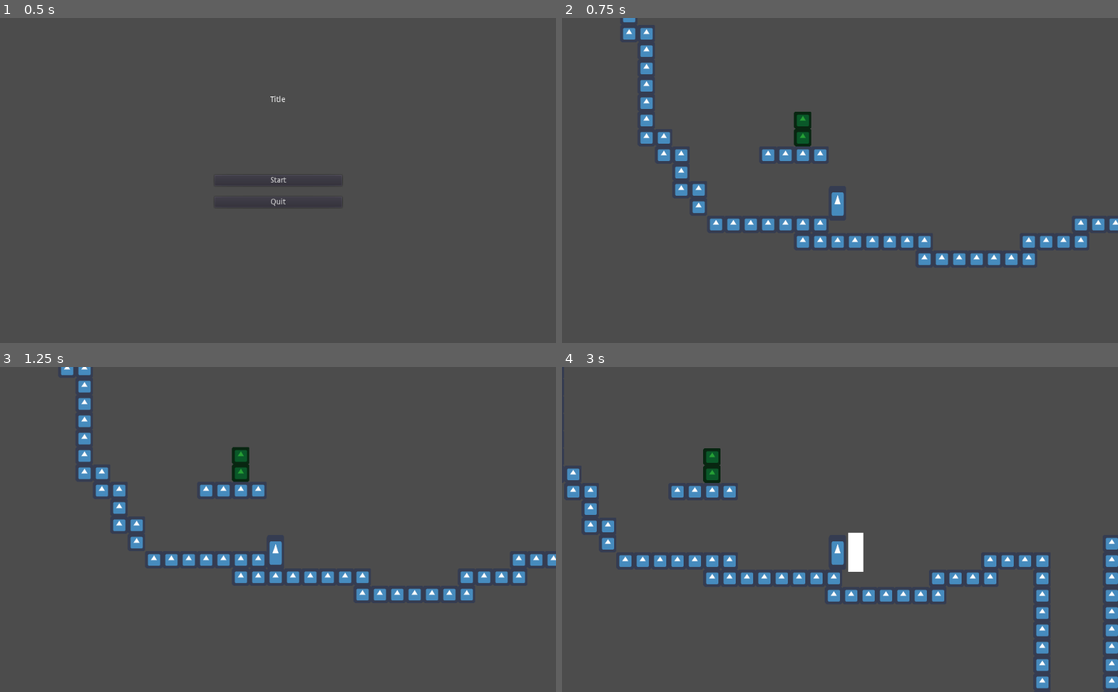
Above: before the commit, frames 1-4 (two rows, left to right).
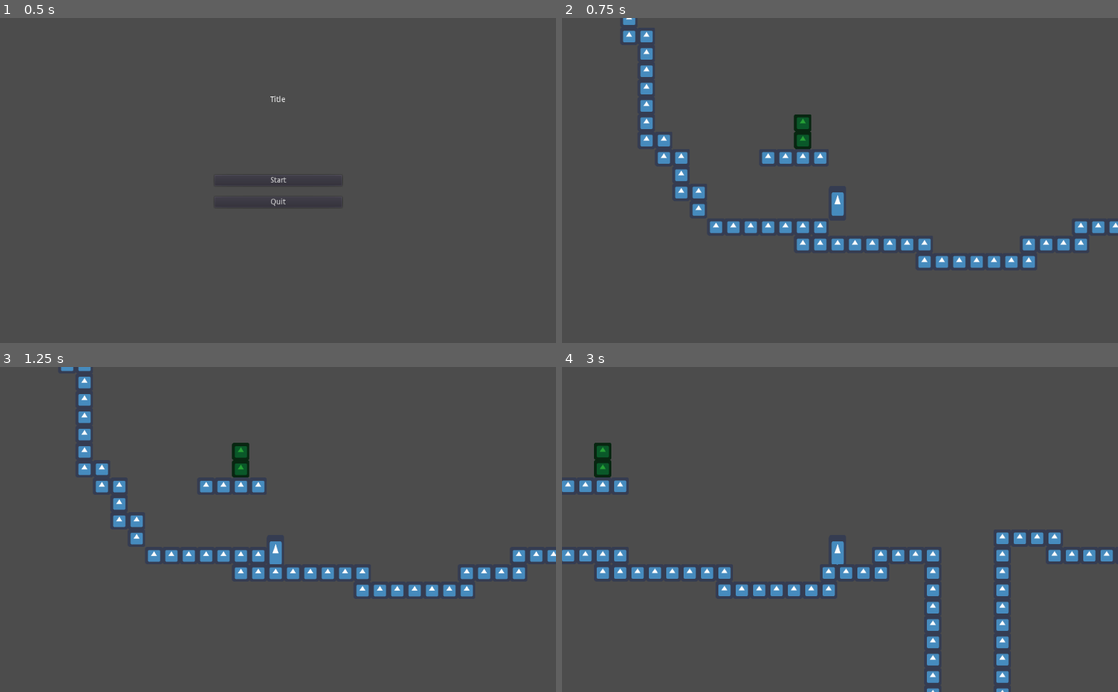
Above: after the commit, the same moments.

Repository: JacobMundy/06-Final-Project
Game: Godot game, scene res://Main Menu.tscn .tscn
Same seed, same stepped clock (60 frames per second), same inputs: the game is played once before the commit and once after it. The engine's default icon, where the game draws it, is replaced by a stand-in: a white triangle on a blue panel in a dark square.
Inputs:
- Up to frame 1 (0.5 s): no input
- Up to frame 2 (0.75 s): click "Start" at 0.5 s
- Up to frame 3 (1.25 s): no input
- Up to frame 4 (3 s): tap Enter at 1.25 s; hold D (Right) 1.28-2.78 s; tap J (Attack) at 1.35, 2.3, 2.85 s; tap W (Jump) at 1.52, 1.55, 1.82, 2.1, 2.27, 2.57 s; hold A (Left) from 2.78 s (still down)

Frame 1 is identical in both runs. In frame 2, 3.1% of the frame differs, in the area x 10-100%, y 0-77%; in frame 3, 4.0%; in frame 4, 9.7%, in the area x 0-100%, y 23-100%.

Commit message:
Character imporved

Diff:
--- a/Game/Player/Player.gd
+++ b/Game/Player/Player.gd
@@ -1,15 +1,15 @@
 extends KinematicBody2D
 
-var speed = 1
+var speed = 4
 var gravity = 1
 var direction = 1
 
-var max_move = 4
+var max_move = 9
 var max_attack = 3
 var current_state = "idle"
 
-var jump_force = 20
-var max_jump = 20
+var jump_force = 25
+var max_jump = 25
 var jump_num = 1
 var velocity = Vector2.ZERO
 
@@ -25,7 +25,8 @@
 func _process(_delta):
 	if is_on_floor() == true:
 		jump_num = 0
-		velocity.y = clamp(velocity.y,-max_jump,0)
+		position.y = clamp(position.y,position.y,10000)
+		velocity.y = clamp(velocity.y,-max_jump, 0)
 	velocity.x = clamp(velocity.x,-max_move,max_move)
 	if touching_celling():
 		velocity.y = clamp(velocity.y, 0, jump_force)
@@ -34,10 +35,10 @@
 			velocity.x = clamp(velocity.x,0,max_move)
 		if touching_wall_right():
 			velocity.x = clamp(velocity.x,-max_move,0)
+
+func _physics_process(_delta):
 	position.x += velocity.x
 	position.y += clamp(velocity.y,-max_jump/2,max_jump)
-
-func _physics_process(_delta):
 	if is_on_floor() == false:
 		velocity.y += gravity
 
@@ -65,7 +66,7 @@
 		velocity.x = 0
 
 	if Input.is_action_just_pressed("Attack"):
-		if max_attack >= attack_num and attack_cool == 0:
+		if max_attack > attack_num and attack_cool == 0:
 			attack_num += 1
 			Attack()
 
@@ -73,22 +74,43 @@
 
 func Attack():
 	if direction == 1 and currently_attacking == false and attack_direction != -1:
+		attack_direction = 1
+		$AttackTimer1.start()
+		$AttackInt.start()
+		currently_attacking = true
+		current_attack += 1
+		print(1)
+
+	if currently_attacking == false and attack_direction == -1:
+		$AttackTimer1.start()
+		$AttackInt.start()
+		currently_attacking = true
+		current_attack += 1
+		print(2)
+
+	if direction == -1 and currently_attacking == false  and attack_direction != 1:
+		attack_direction = -1
+		$AttackTimer1.start()
+		$AttackInt.start()
+		currently_attacking = true
+		current_attack += 1
+		print(3)
+
+	if currently_attacking == false and attack_direction == 1:
+		$AttackTimer1.start()
+		$AttackInt.start()
+		currently_attacking = true
+		current_attack += 1
+		print(4)
+
+func _on_AttackInt_timeout():
+	print("yes")
+	if attack_direction == 1:
 		$AttackRight.monitoring = true
 		$AttackRight.visible = true
-		$AttackTimer1.start()
-		currently_attacking = true
-		current_attack += 1
-		attack_direction = 1
-
-
-	if direction == -1 and currently_attacking == false  and attack_direction != 1:
+	elif attack_direction == -1:
 		$AttackLeft.monitoring = true
 		$AttackLeft.visible = true
-		$AttackTimer1.start()
-		currently_attacking = true
-		current_attack += 1
-		attack_direction = -1
-
 
 func _on_AttackTimer1_timeout():
 	if attack_num == current_attack:
@@ -103,8 +125,15 @@
 		attack_cool = 1
 		$AttackCool.start()
 	else:
+		$AttackRight.monitoring = false
+		$AttackRight.visible = false
+		$AttackLeft.monitoring = false
+		$AttackLeft.visible = false
 		currently_attacking = false
 		Attack()
+
+func _on_AttackCool_timeout():
+	attack_cool = 0
 
 func is_on_floor():
 	var fl = $Floor.get_children()
@@ -153,13 +182,9 @@
 		velocity.x += speed * direction
 
 func jump():
-	print("yes")
 	if jump_num == 0:
 		velocity.y -= jump_force
 		jump_num = 1
 
 func die():
 	queue_free()
-
-func _on_AttackCool_timeout():
-	attack_cool = 0
--- a/Game/Player/Player.tscn
+++ b/Game/Player/Player.tscn
@@ -23,19 +23,19 @@
 position = Vector2( 392, 408 )
 scale = Vector2( 3, 0.850874 )
 enabled = true
-cast_to = Vector2( 0, 56 )
+cast_to = Vector2( 0, 56.4126 )
 
 [node name="Right" type="RayCast2D" parent="Floor"]
-position = Vector2( 440, 408 )
+position = Vector2( 439, 408 )
 scale = Vector2( 3, 0.847585 )
 enabled = true
-cast_to = Vector2( 0, 56 )
+cast_to = Vector2( 0, 56.6315 )
 
 [node name="Center" type="RayCast2D" parent="Floor"]
 position = Vector2( 416, 408 )
 scale = Vector2( 3, 1.15104 )
 enabled = true
-cast_to = Vector2( 0, 41.7015 )
+cast_to = Vector2( 0, 41.7014 )
 
 [node name="Celling" type="Node2D" parent="."]
 
@@ -66,44 +66,44 @@
 [node name="Left" type="Node2D" parent="Wall"]
 
 [node name="Top" type="RayCast2D" parent="Wall/Left"]
-position = Vector2( 184, 112 )
+position = Vector2( 184, 117 )
 scale = Vector2( 1, 10 )
 enabled = true
-cast_to = Vector2( -24, 0 )
+cast_to = Vector2( -25, 0 )
 
 [node name="Center" type="RayCast2D" parent="Wall/Left"]
 position = Vector2( 184, 152 )
 scale = Vector2( 1, 10 )
 enabled = true
-cast_to = Vector2( -24, 0 )
+cast_to = Vector2( -26, 0 )
 
 [node name="Bottom" type="RayCast2D" parent="Wall/Left"]
-position = Vector2( 184, 184 )
+position = Vector2( 184, 187 )
 scale = Vector2( 1, 10 )
 enabled = true
-cast_to = Vector2( -24, 0 )
+cast_to = Vector2( -26, 0 )
 
 [node name="Right" type="Node2D" parent="Wall"]
 position = Vector2( 400, 296 )
 rotation = 3.14159
 
 [node name="Top" type="RayCast2D" parent="Wall/Right"]
-position = Vector2( 184, 112 )
+position = Vector2( 184, 109 )
 scale = Vector2( 1, 10 )
 enabled = true
-cast_to = Vector2( -24.0003, 4.19617e-05 )
+cast_to = Vector2( -25.0003, 4.19617e-05 )
 
 [node name="Center" type="RayCast2D" parent="Wall/Right"]
 position = Vector2( 184, 152 )
 scale = Vector2( 1, 10 )
 enabled = true
-cast_to = Vector2( -24.0004, 4.19617e-05 )
+cast_to = Vector2( -25.0004, 4.19617e-05 )
 
 [node name="Bottom" type="RayCast2D" parent="Wall/Right"]
-position = Vector2( 184, 184 )
+position = Vector2( 184, 179 )
 scale = Vector2( 1, 10 )
 enabled = true
-cast_to = Vector2( -24.0005, 4.57764e-05 )
+cast_to = Vector2( -25.0006, 4.57764e-05 )
 
 [node name="AttackRight" type="Area2D" parent="."]
 visible = false
@@ -136,9 +136,16 @@
 polygon = PoolVector2Array( 448, 312, 480, 312, 512, 368, 504, 432, 485.6, 461.6, 453.6, 461.6, 472, 392, 472, 336 )
 
 [node name="AttackTimer1" type="Timer" parent="."]
+wait_time = 0.5
 one_shot = true
 
 [node name="AttackCool" type="Timer" parent="."]
+wait_time = 0.2
+
+[node name="AttackInt" type="Timer" parent="."]
+wait_time = 0.1
+one_shot = true
 
 [connection signal="timeout" from="AttackTimer1" to="." method="_on_AttackTimer1_timeout"]
 [connection signal="timeout" from="AttackCool" to="." method="_on_AttackCool_timeout"]
+[connection signal="timeout" from="AttackInt" to="." method="_on_AttackInt_timeout"]
